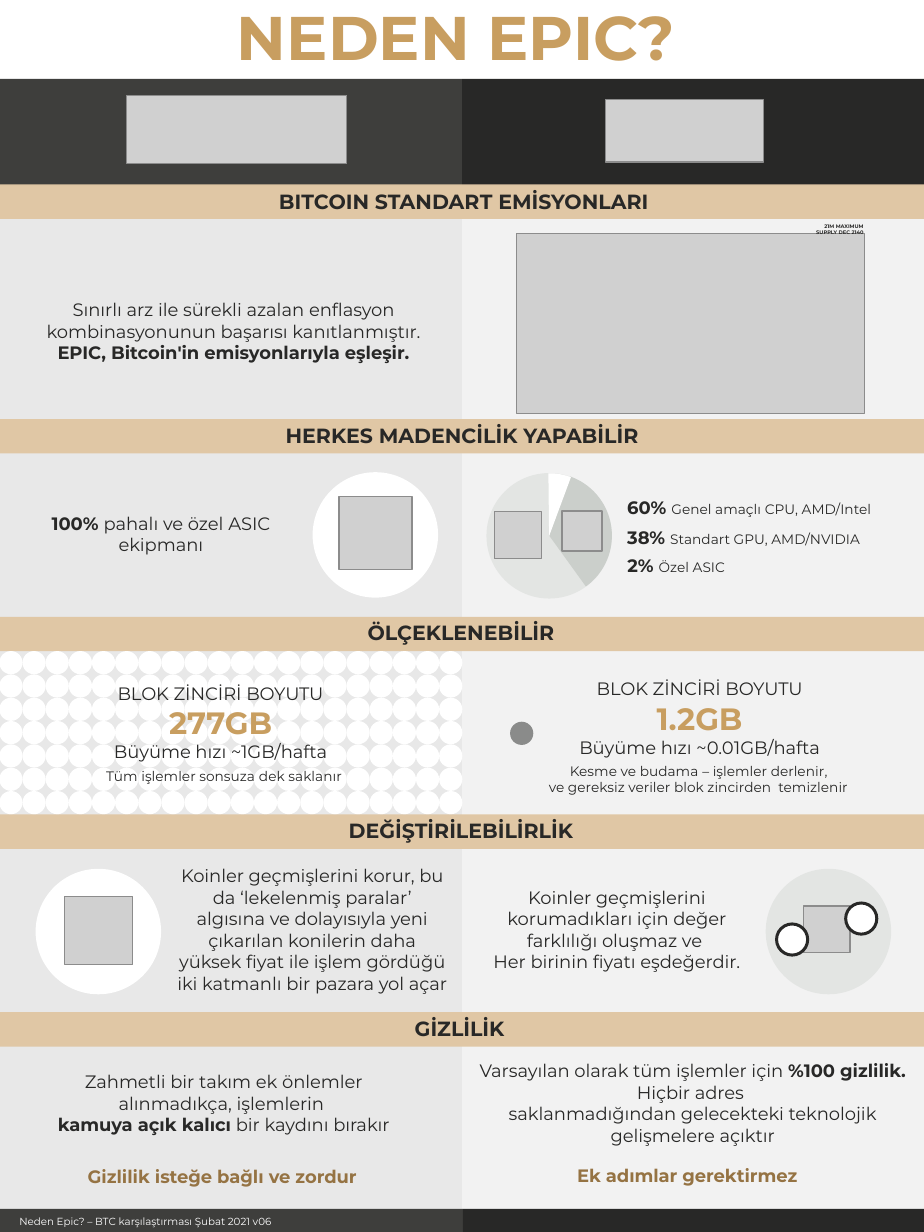
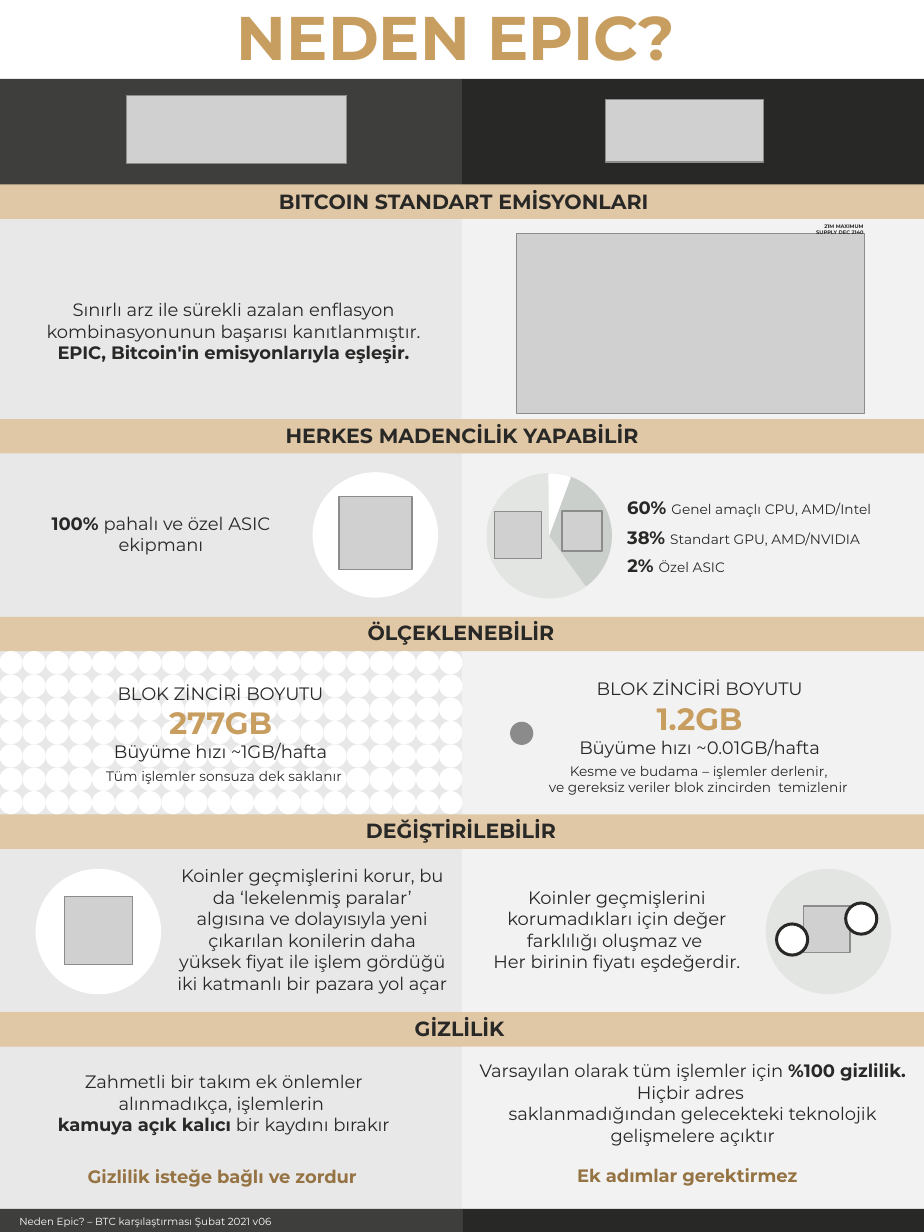
Before and after one commit to EpicCash/translations, a slide deck: slide 1 of Turkish/Neden Epic - BTC karşılaştırması v06.pptx. Drawn at 924x1232 pixels with LibreOffice and Linux fonts; fonts in the diff are those of the drawing; grey boxes stand for pictures; background and template pictures are left out. Boxes give left, top, right and bottom in pixels: in the first picture for what was removed or moved away, otherwise in the second. Text is boxed around its words. In the diff, an @@ line names an element or a change of style, - is before the commit and + after.

```diff
--- a/Turkish/Neden Epic - BTC karşılaştırması v06.pptx
+++ b/Turkish/Neden Epic - BTC karşılaştırması v06.pptx
@@ text at (366, 819, 556, 843): text changed @@
-DEĞİŞTİRİLEBİLİRLİK
+DEĞİŞTİRİLEBİLİR
```
